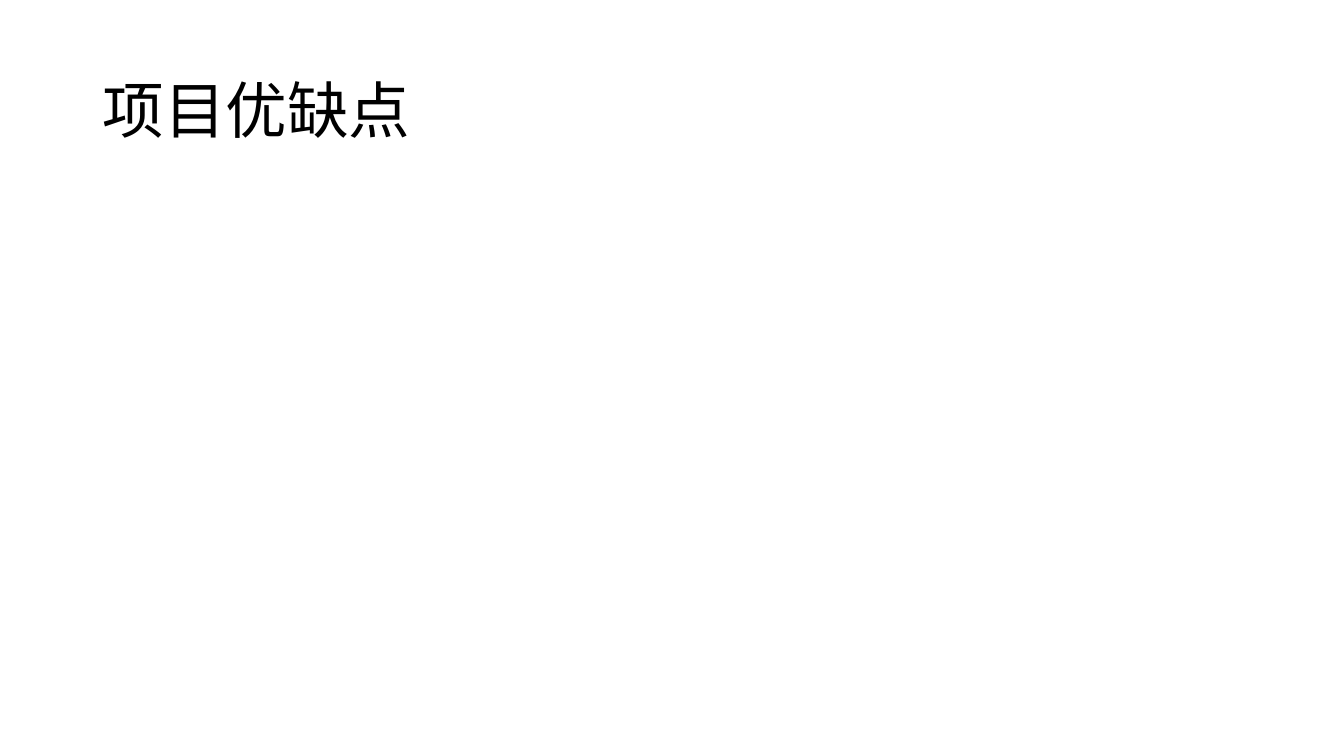
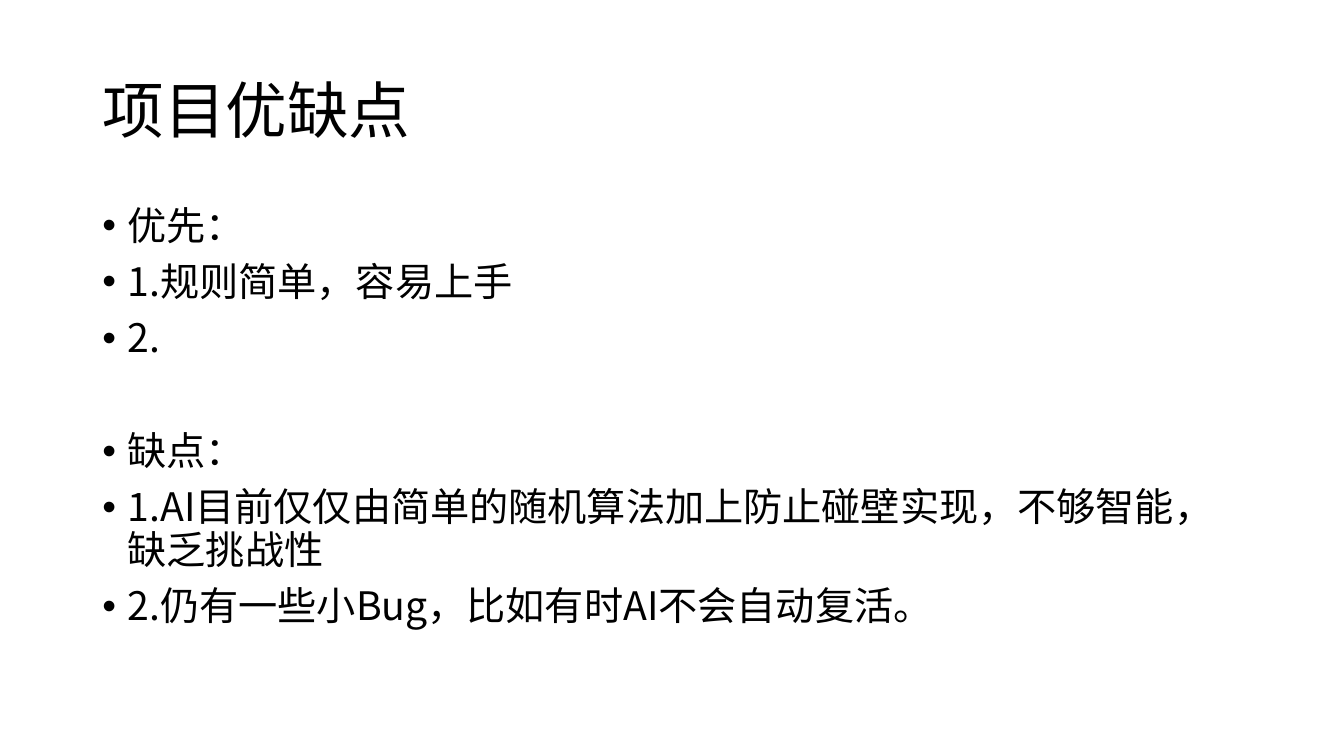
Before and after one commit to Rainy-Sky/javawork, a slide deck: slide 12 of ppt/Java-paprtio.pptx. Drawn at 1344x756 pixels with LibreOffice and Linux fonts; fonts in the diff are those of the drawing. Boxes give left, top, right and bottom in pixels: in the first picture for what was removed or moved away, otherwise in the second. Text is boxed around its words. In the diff, an @@ line names an element or a change of style, - is before the commit and + after.

```diff
--- a/ppt/Java-paprtio.pptx
+++ b/ppt/Java-paprtio.pptx
@@ text added at (x1=128, y1=207, x2=1214, y2=630), 28 pt, text #000000 @@
+• 优先：
+• 1.规则简单，容易上手
+• 2.
+• 缺点：
+• 1.AI目前仅仅由简单的随机算法加上防止碰壁实现，不够智能，缺乏挑战性
+• 2.仍有一些小Bug，比如有时AI不会自动复活。
```
Also in this commit, not shown: 1 other slide changed, 1 slide added, 1 slide removed, 3 other files.
